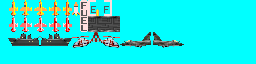
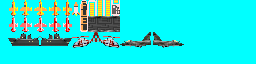
Layer changes from the first 256 × 64 image to the second:
painted on "Foreground" over [80, 0, 120, 31]
